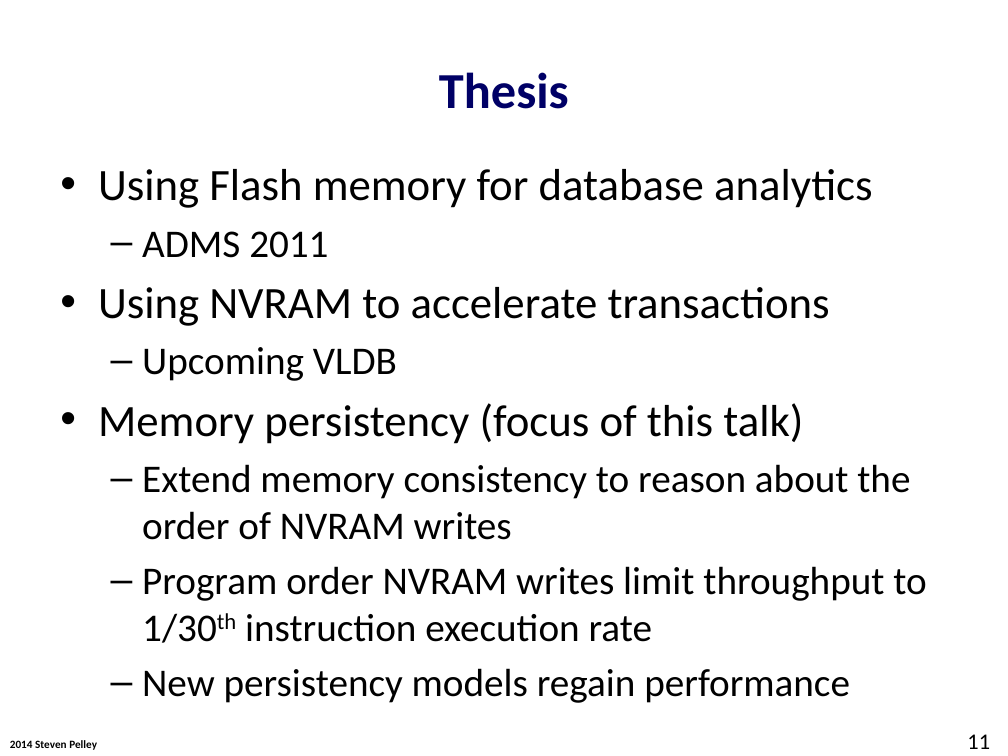
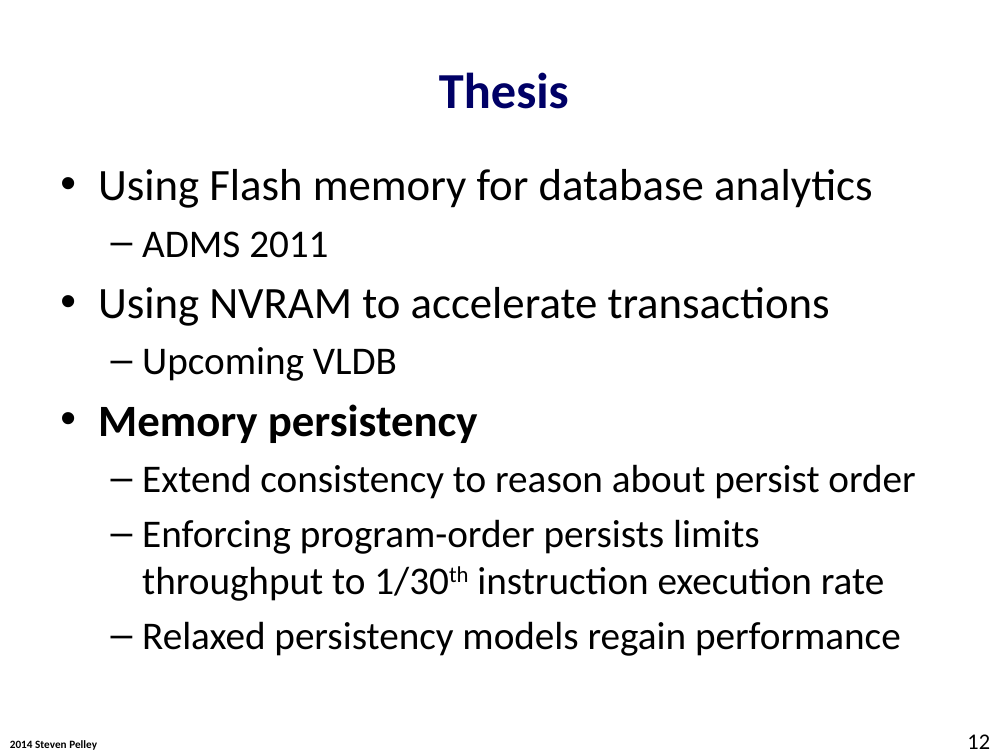
Before and after one commit to Abulila/dissertation, a slide deck: slide 12 of proposal/defense.pptx (slide 11 before the commit). Drawn at 1008x756 pixels with LibreOffice and Linux fonts; fonts in the diff are those of the drawing; background and template pictures are left out. Boxes give left, top, right and bottom in pixels: in the first picture for what was removed or moved away, otherwise in the second. Text is boxed around its words. In the diff, an @@ line names an element or a change of style, - is before the commit and + after.

```diff
--- a/proposal/defense.pptx
+++ b/proposal/defense.pptx
@@ text at box(98, 404, 915, 656): text changed @@
-• Memory persistency (focus of this talk)
-  – Extend memory consistency to reason about the order of NVRAM writes
-  – Program order NVRAM writes limit throughput to 1/30th instruction execution rate
-  – New persistency models regain performance
+• Memory persistency
+  – Extend consistency to reason about persist order
+  – Enforcing program-order persists limits throughput to 1/30th instruction execution rate
+  – Relaxed persistency models regain performance
@@ page number at box(967, 734, 990, 749): text changed @@
-11
+12
```
Also in this commit, not shown: 22 other slides changed, 11 slides added, 5 slides removed.
